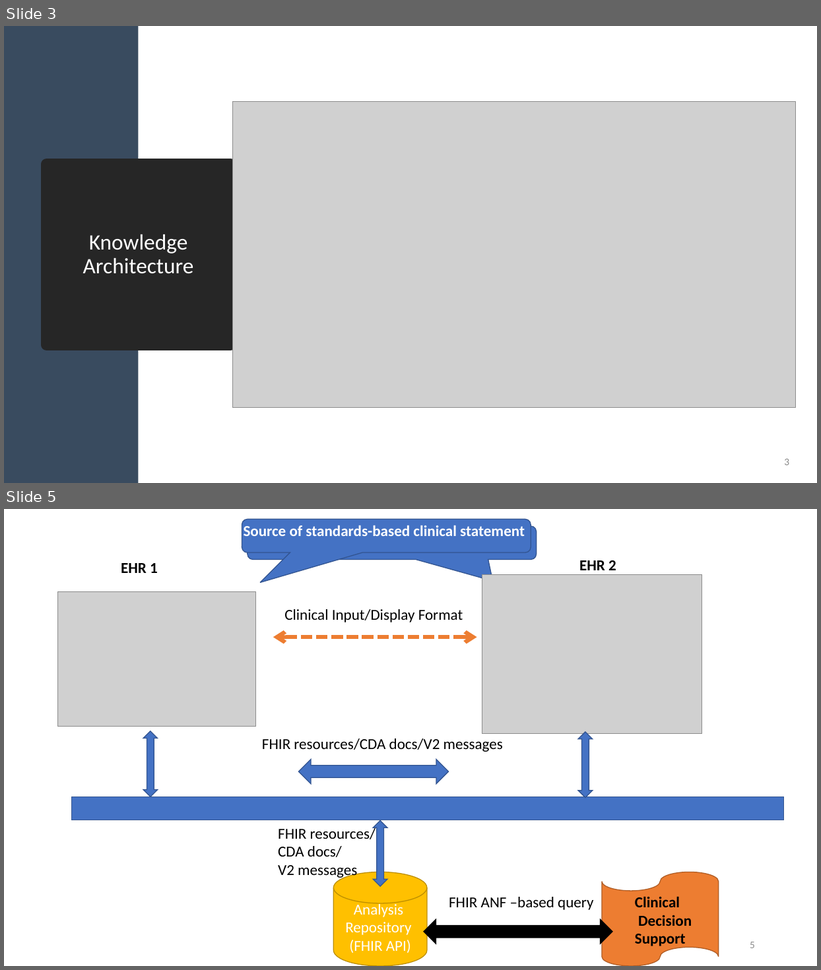
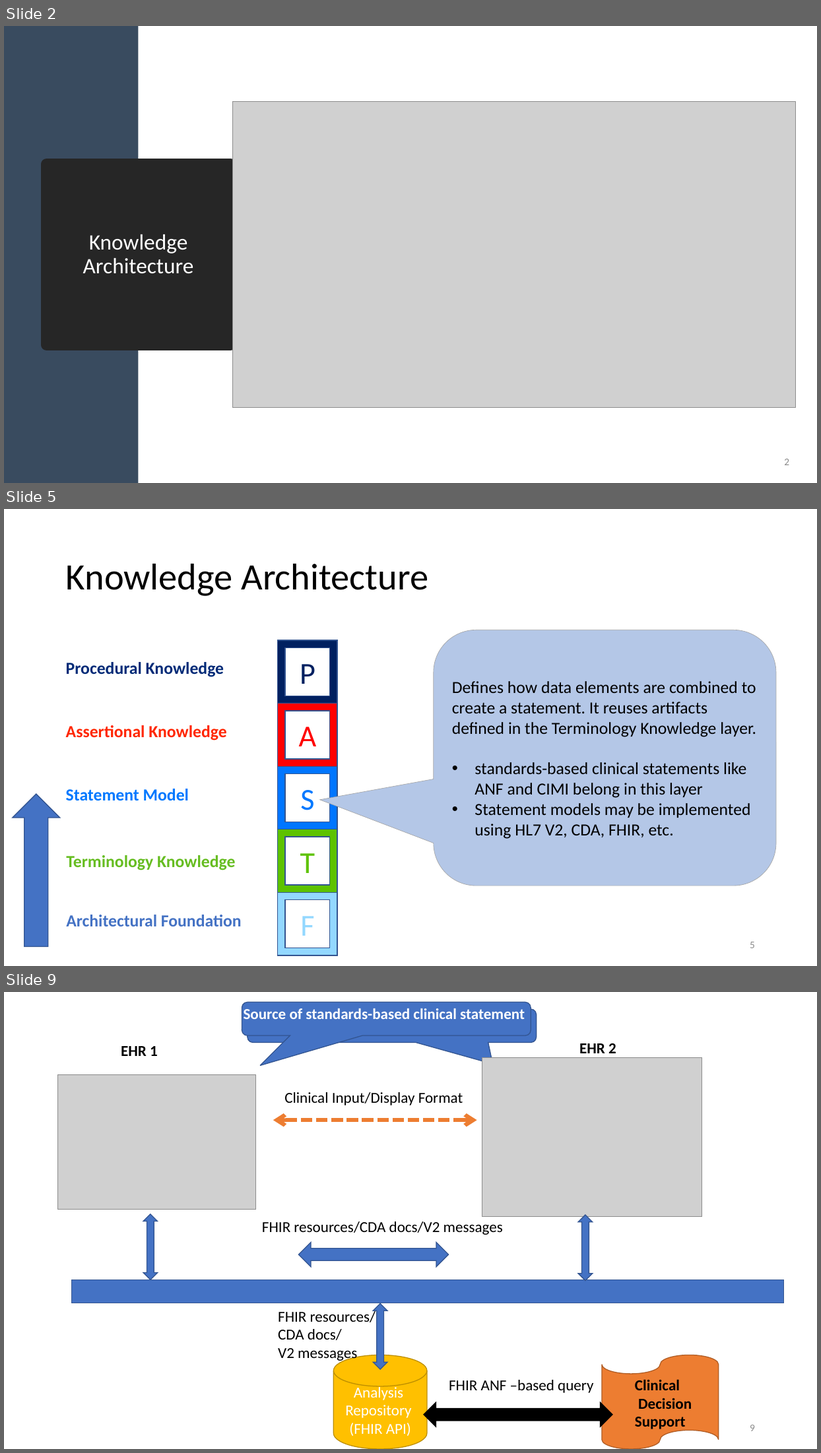
Before and after one commit to HL7/ANF, a slide deck: src/main/uml/doc/ANF Reference Model.pptx. Shown one above the other, each under a label of ours: slides 3 and 5 before the commit, slides 2, 5 and 9 after it; the slides between them are not shown. The pictures are 821x970 and 821x1453 pixels, drawn with LibreOffice and Linux fonts; fonts in the diff are those of the drawing; grey boxes stand for pictures. Boxes give left, top, right and bottom in pixels: in the first picture for what was removed or moved away, otherwise in the second. Text is boxed around its words. In the diff, an @@ line names an element or a change of style, - is before the commit and + after.

Commit message:
Updated foundational model

```diff
--- a/src/main/uml/doc/ANF Reference Model.pptx
+++ b/src/main/uml/doc/ANF Reference Model.pptx
@@ slide 5 added at [4, 509, 817, 966], background #FFFFFF @@
@@ title added at [66, 563, 429, 596], 44 pt, text #000000 @@
+Knowledge Architecture
@@ rounded speech box added at [434, 630, 776, 886], fill #B4C7E7, outline #A5A5A5 0.5 pt, 20 pt, text #000000 @@
+Defines how data elements are combined to create a statement. It reuses artifacts defined in the Terminology Knowledge layer.
+• standards-based clinical statements like ANF and CIMI belong in this layer
+• Statement models may be implemented using HL7 V2, CDA, FHIR, etc.
@@ group added at [66, 641, 338, 956]: 5 frames, 5 texts @@
+P
+A
+S
+T
+F
+Terminology Knowledge
+Architectural Foundation
+Statement Model
+Assertional Knowledge
+Procedural Knowledge
@@ up arrow added at [13, 795, 60, 947], fill #4472C4, outline #325491 1 pt @@
@@ page number added at [750, 942, 755, 949], 12 pt, text #8C8C8C @@
+5
@@ what was slide 3 is now slide 2 @@
@@ page number at [784, 459, 789, 466]: text changed @@
-3
+2
@@ what was slide 5 is now slide 9 @@
@@ page number at [750, 1425, 755, 1432]: text changed @@
-5
+9
```
Also in this commit, not shown: 6 other slides added, 8 slides removed, 1 other file.
